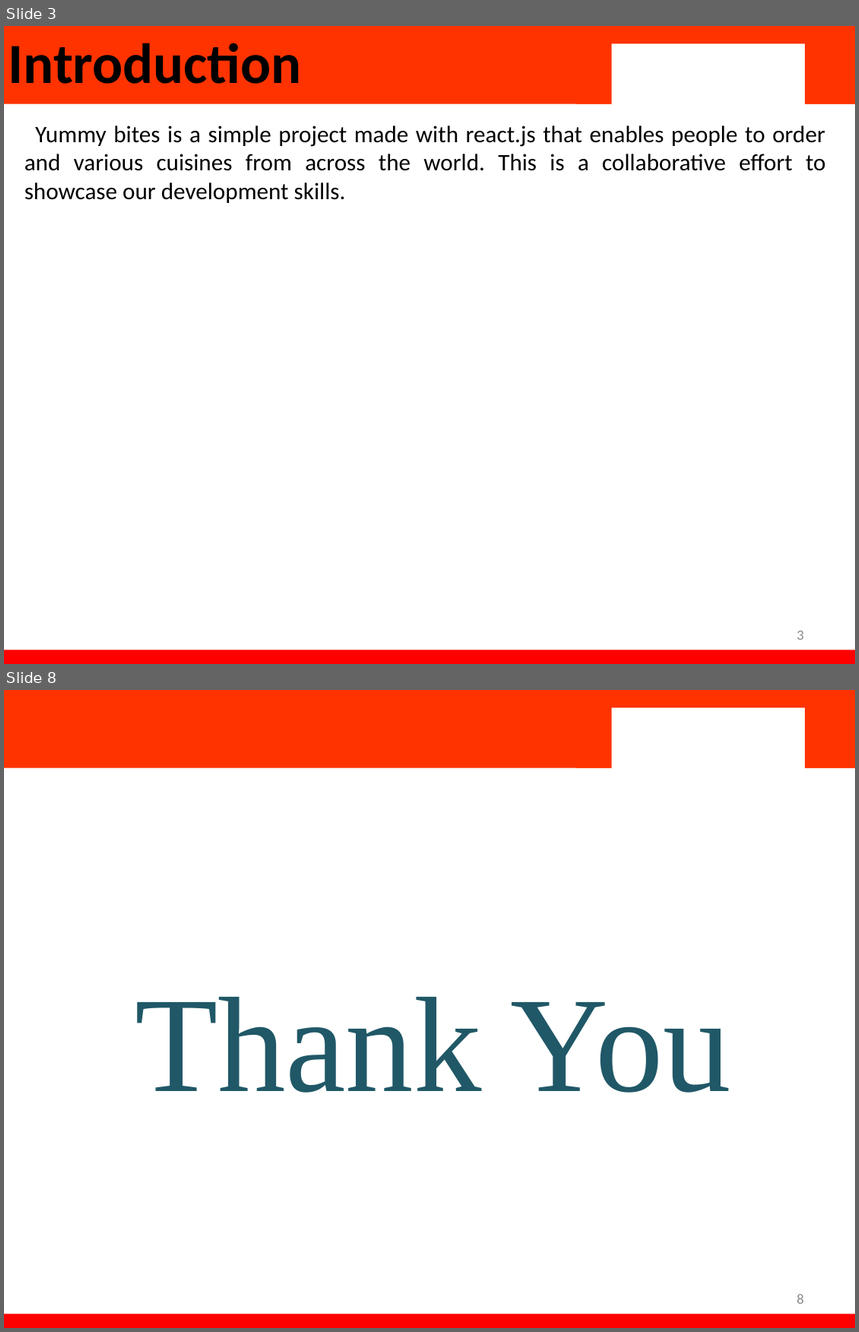
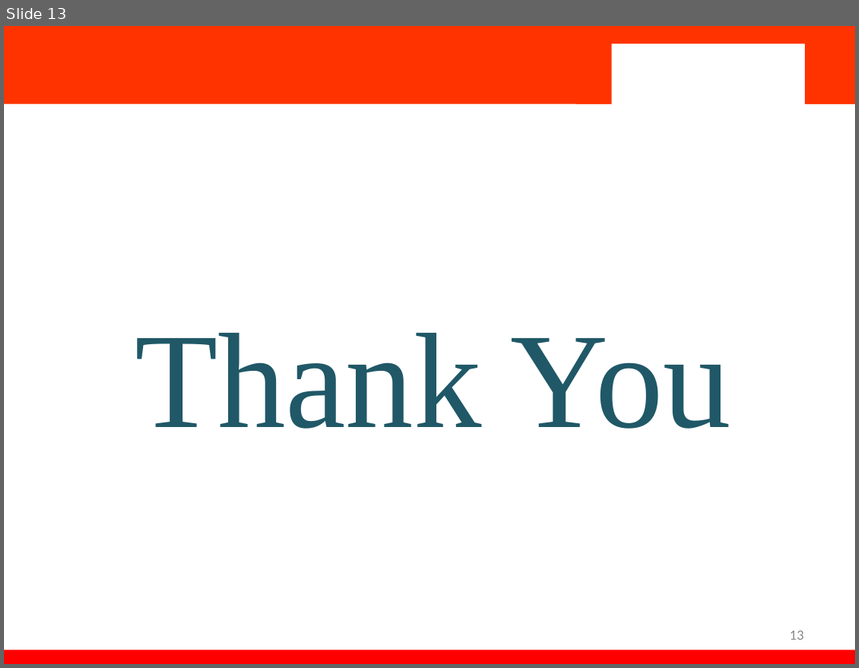
Before and after one commit to JayArindam/yummybites, a slide deck: YummyBite.pptx. Shown one above the other, each under a label of ours: slides 3 and 8 before the commit, slide 13 after it; the slides between them are not shown. The pictures are 859x1332 and 859x668 pixels, drawn with LibreOffice and Linux fonts; fonts in the diff are those of the drawing; background and template pictures are left out. Boxes give left, top, right and bottom in pixels: in the first picture for what was removed or moved away, otherwise in the second. Text is boxed around its words. In the diff, an @@ line names an element or a change of style, - is before the commit and + after.

```diff
--- a/YummyBite.pptx
+++ b/YummyBite.pptx
@@ slide 3 removed at [4,26,855,664], background #FFFFFF; not listed: 4 template elements that a slide beside it also shows @@
@@ title removed at [9,43,302,84] @@
-Introduction
@@ subtitle removed at [25,126,826,203] @@
-Yummy bites is a simple project made with react.js that enables people to order and various cuisines from across the world. This is a collaborative effort to showcase our development skills.
@@ page number removed at [797,631,804,640] @@
-3
@@ what was slide 8 is now slide 13 @@
@@ page number at [790,631,804,640]: text changed @@
-8
+13
```
Also in this commit, not shown: 6 slides changed, 6 slides added.
